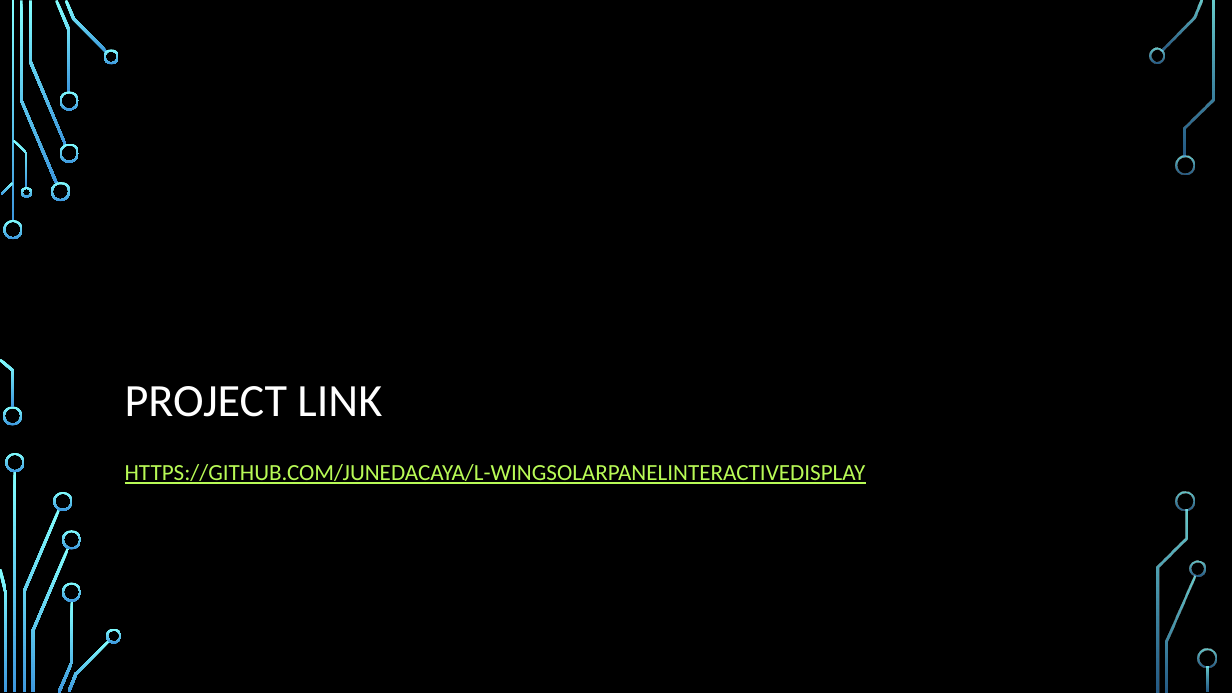
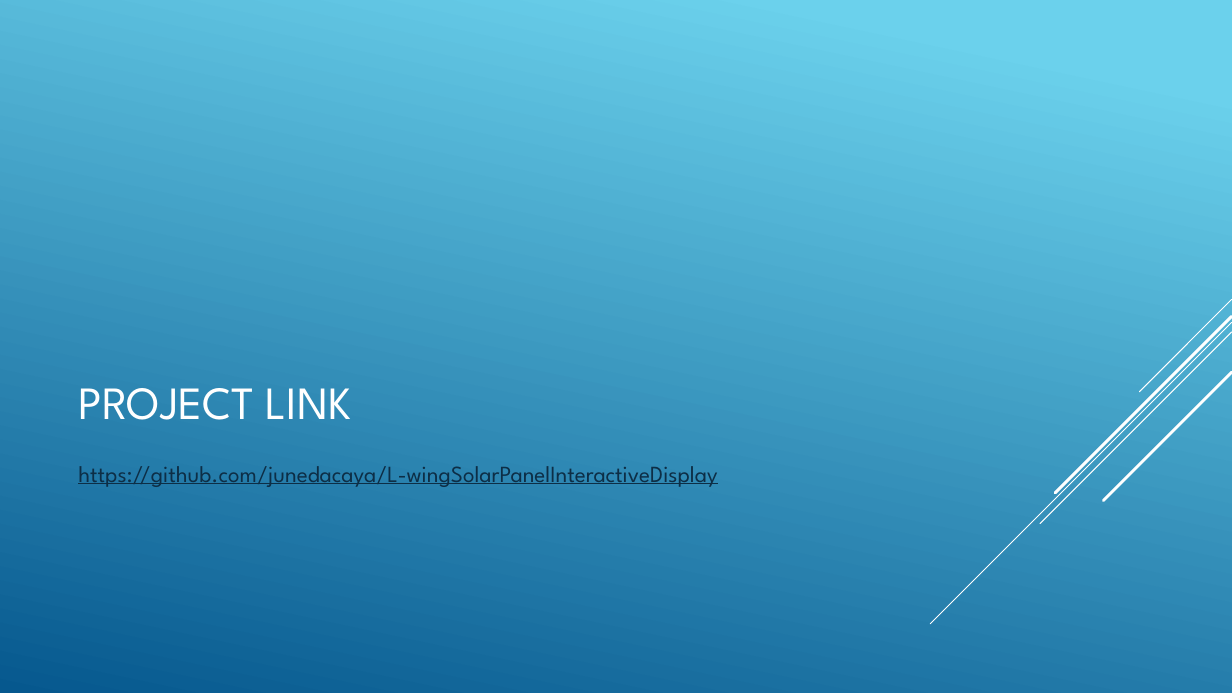
Before and after one commit to junedacaya/L-wingSolarPanelInteractiveDisplay, a slide deck: slide 10 of Documentation/Solar controller.pptx. Drawn at 1232x693 pixels with LibreOffice and Linux fonts; fonts in the diff are those of the drawing; background and template pictures are left out. Boxes give left, top, right and bottom in pixels: in the first picture for what was removed or moved away, otherwise in the second. Text is boxed around its words. In the diff, an @@ line names an element or a change of style, - is before the commit and + after.

```diff
--- a/Documentation/Solar controller.pptx
+++ b/Documentation/Solar controller.pptx
@@ background picture (left out) to gradient #6ED2EB to #06588E @@
@@ title "PROJECT LINK" moved from (x1=125, y1=386, x2=382, y2=417) to (x1=78, y1=388, x2=351, y2=420) @@
@@ title "PROJECT LINK" at (x1=78, y1=388, x2=351, y2=420): font Calibri to League Spartan; line spacing 0.9 to 1 @@
@@ group added at (x1=931, y1=299, x2=1232, y2=624): 5 lines @@
@@ text at (x1=78, y1=466, x2=717, y2=487): text changed; font Calibri to League Spartan; text colour #B8FA56 to #0D2E46 @@
-HTTPS://GITHUB.COM/JUNEDACAYA/L-WINGSOLARPANELINTERACTIVEDISPLAY
+https://github.com/junedacaya/L-wingSolarPanelInteractiveDisplay
@@ group removed at (x1=0, y1=0, x2=1217, y2=693): 33 freeform shapes, 3 rectangles @@
```
Also in this commit, not shown: 9 other slides changed.
